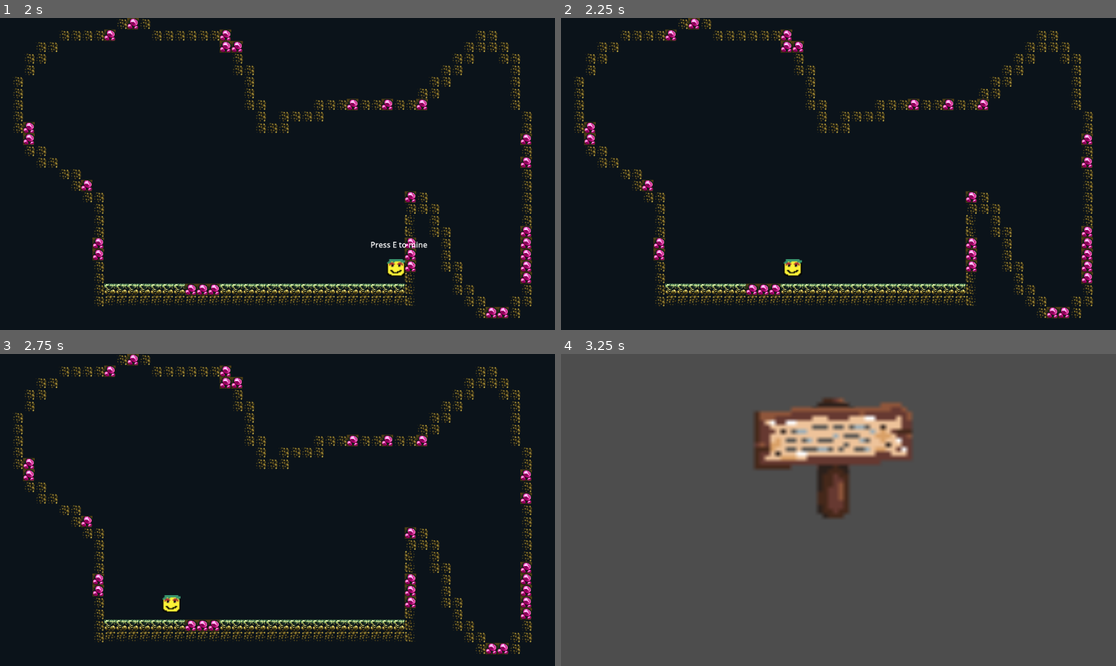
Above: before the commit, frames 1-4 (two rows, left to right).
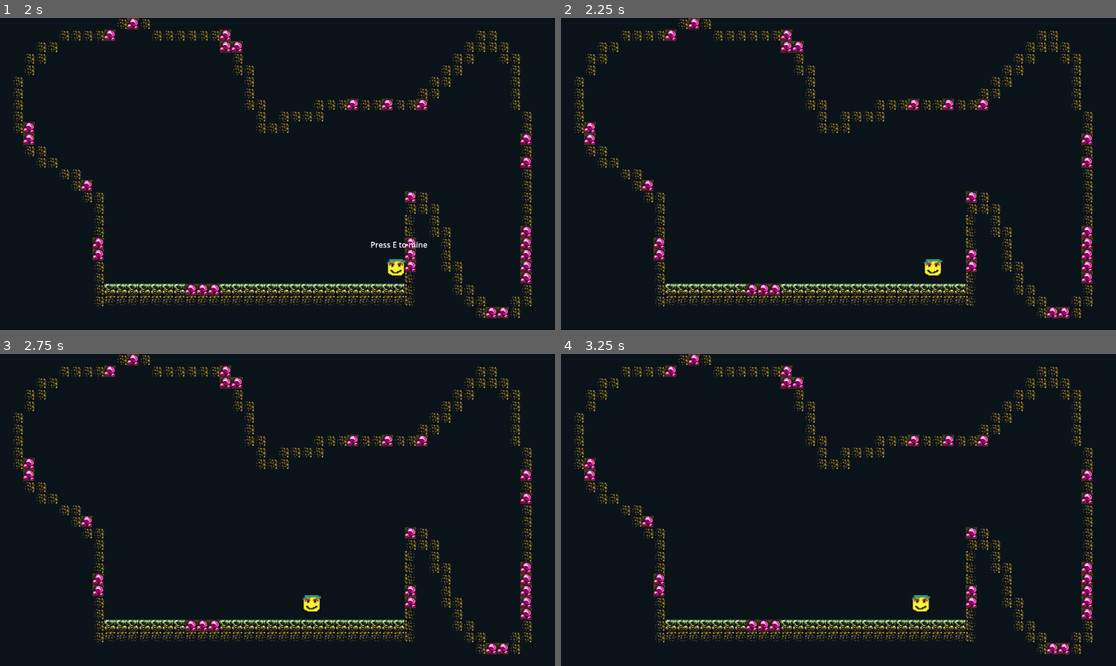
Above: after the commit, the same moments.

Repository: Ace238/Cave_Explorer
Game: Godot game, scene res://Cave_1/cave_1.tscn
Two runs of this game, one before a commit and one after it. Both use one fixed random seed, a clock stepped at 60 frames per second and the inputs below.
Inputs (mouse positions are in pixels of both pictures, inside the frame that each line leads up to):
- Up to frame 1 (2 s): tap Enter (ui_accept) at 0.5, 0.77, 1.52 s; move the mouse to (399, 158) at 0.52 s; hold D (move_right) from 0.53 s (still down); tap F (End_Mini) at 0.6 s; click (399, 158) at 0.67 s; move the mouse to (166, 189) at 1.27 s; tap E (Interact) at 1.35 s
- Up to frame 2 (2.25 s): tap E (Interact) at 2 s; move the mouse to (894, 105) at 2.02 s; release D (move_right) at 2.03 s; hold A (move_left) from 2.03 s (still down); tap F (End_Mini) at 2.1 s
- Up to frame 3 (2.75 s): keep holding A (move_left)
- Up to frame 4 (3.25 s): move the mouse to (810, 572) at 2.77 s; release A (move_left) at 2.78 s; hold D (move_right) from 2.78 s (still down); tap E (Interact) at 2.85 s; click (810, 572) at 2.92 s; tap Enter (ui_accept) at 3.02 s

Frame 1 is identical in both runs. In frame 2, 0.4% of the frame differs, in the area x 40-75%, y 70-83%; in frame 3, 0.4%; in frame 4, 100%, in the area x 0-100%, y 0-100%.

Commit message:
Commented scene change.

Diff:
--- a/Cave_1/cave_1.gd
+++ b/Cave_1/cave_1.gd
@@ -60,7 +60,7 @@
 					tile_map.set_cell(foreground_layer, i, sourceID, atlas)
 					mined = 1
 					print("Yay, you mined something!!!!")
-					get_tree().change_scene_to_file("res://Test_Scene/Test_Scene.tscn")
+					#get_tree().change_scene_to_file("res://Test_Scene/Test_Scene.tscn")
 					return
 				else:
 					if mined == 1:
